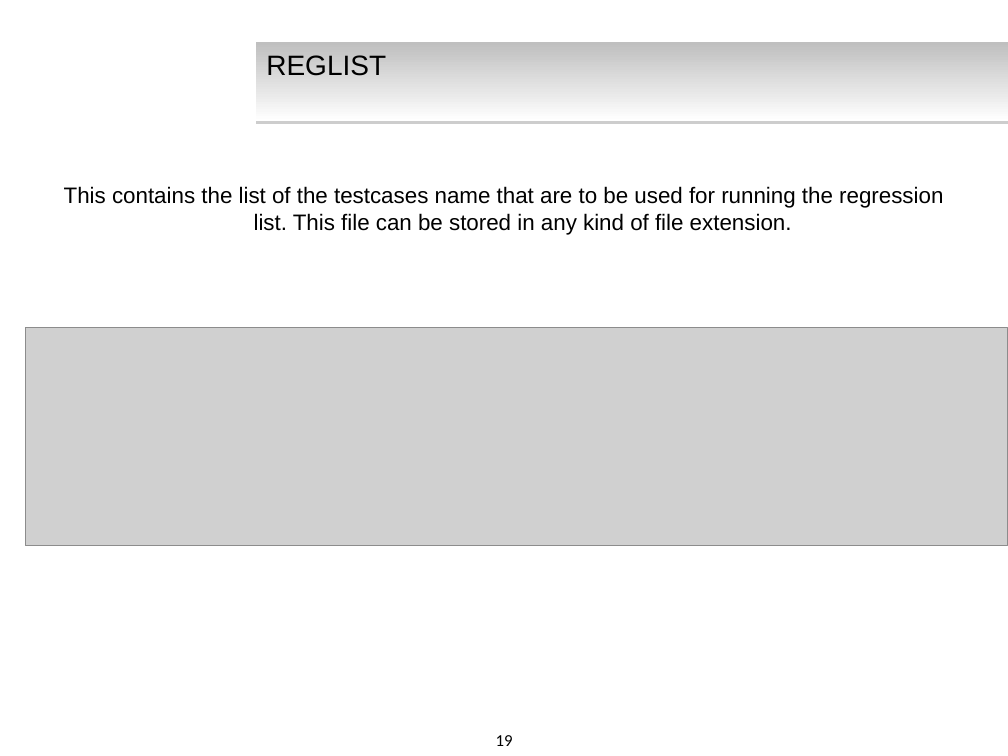
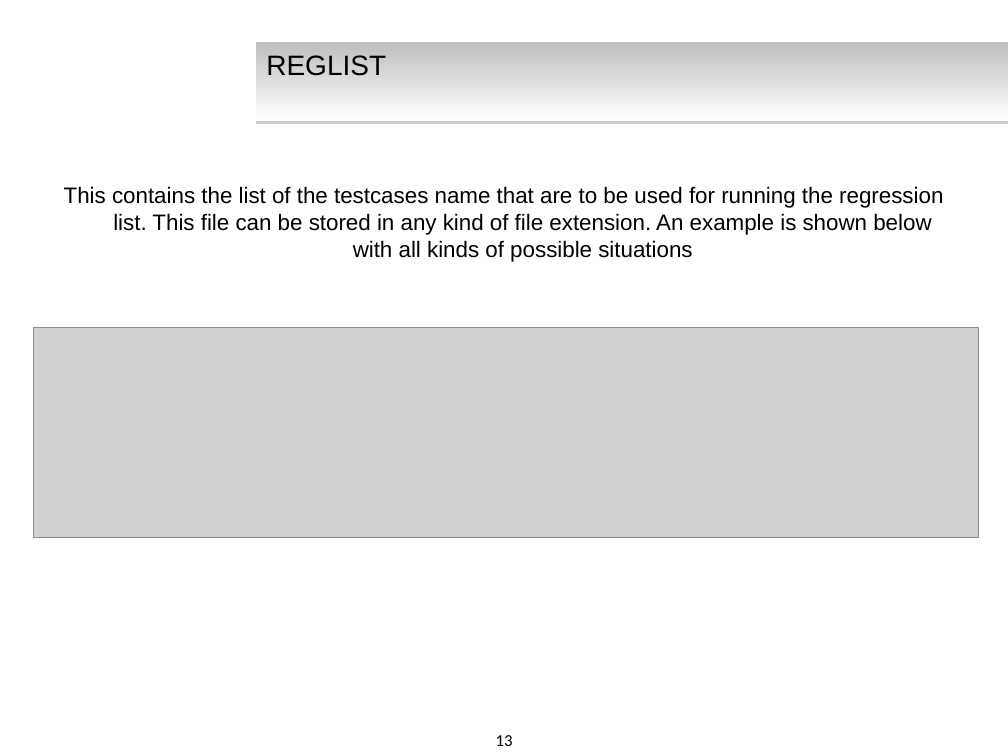
Before and after one commit to keshav009/test-repo, a slide deck: slide 13 of Presentation_final_2.pptx (slide 19 before the commit). Drawn at 1008x756 pixels with LibreOffice and Linux fonts; fonts in the diff are those of the drawing; grey boxes stand for pictures; background and template pictures are left out. Boxes give left, top, right and bottom in pixels: in the first picture for what was removed or moved away, otherwise in the second. Text is boxed around its words. In the diff, an @@ line names an element or a change of style, - is before the commit and + after.

```diff
--- a/Presentation_final_2.pptx
+++ b/Presentation_final_2.pptx
@@ text at box(64, 186, 943, 262): text changed @@
-This contains the list of the testcases name that are to be used for running the regression list. This file can be stored in any kind of file extension.
+This contains the list of the testcases name that are to be used for running the regression list. This file can be stored in any kind of file extension. An example is shown below with all kinds of possible situations
@@ picture: place and size @@
-picture at box(25, 328, 1008, 546)
+picture at box(33, 328, 979, 537)
@@ page number at box(496, 735, 513, 746): text changed @@
-19
+13
```
Also in this commit, not shown: 10 other slides changed, 25 slides added, 13 slides removed.
